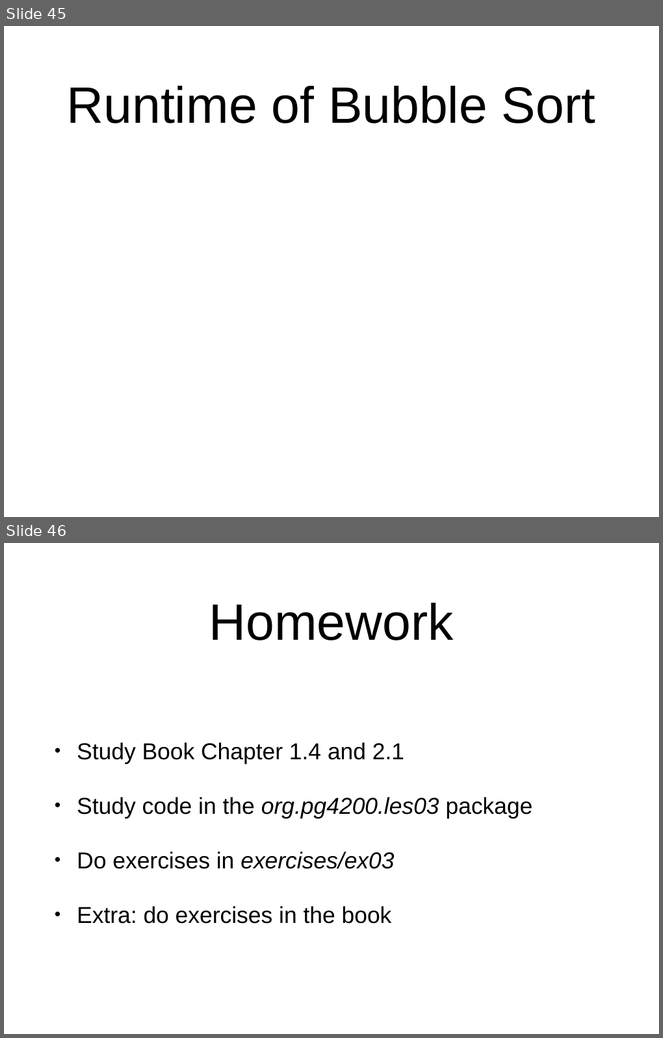
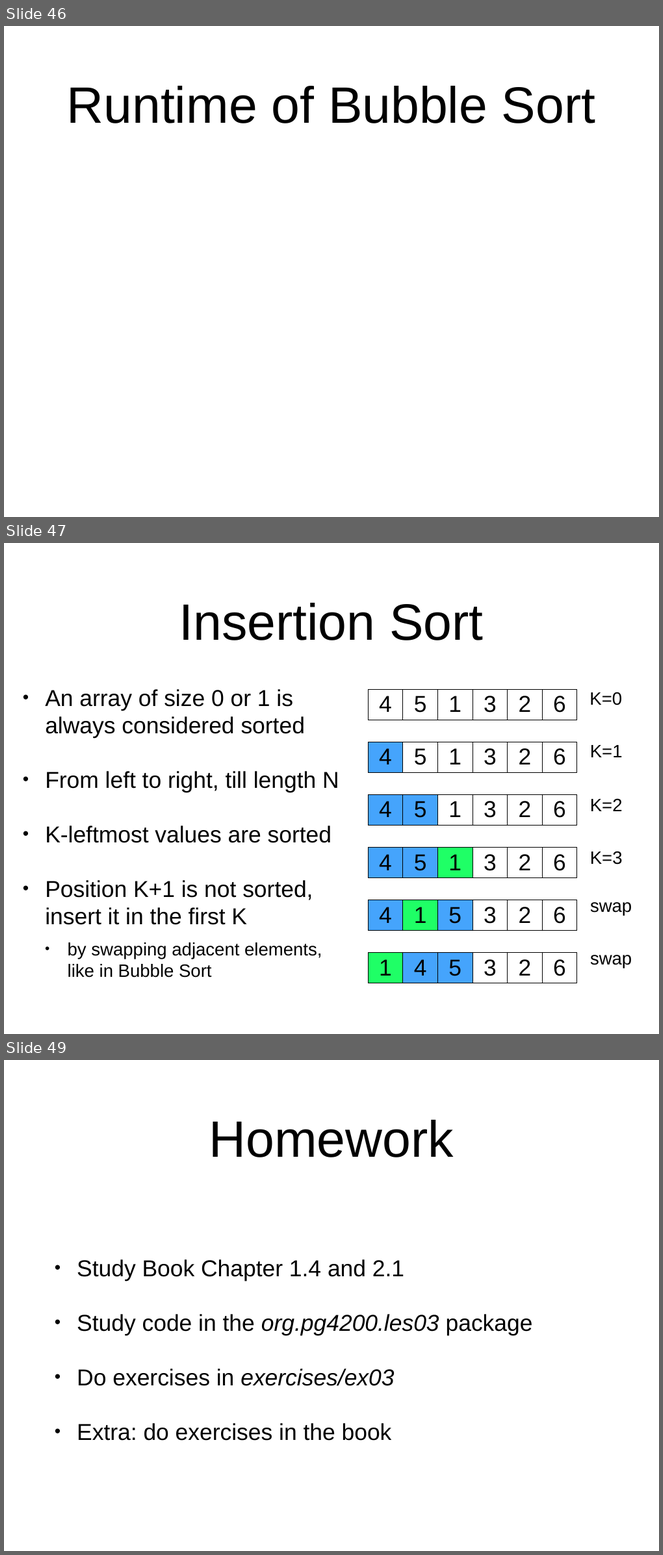
Before and after one commit to arcuri82/algorithms, a slide deck: docs/slides/03/03_analysis_sort.pptx. Shown one above the other, each under a label of ours: slides 45 and 46 before the commit, slides 46, 47 and 49 after it; the slides between them are not shown. The pictures are 663x1038 and 663x1555 pixels, drawn with LibreOffice and Linux fonts; fonts in the diff are those of the drawing; grey boxes stand for pictures. Boxes give left, top, right and bottom in pixels: in the first picture for what was removed or moved away, otherwise in the second. Text is boxed around its words. In the diff, an @@ line names an element or a change of style, - is before the commit and + after.

Commit message:
moving Insertion Sort into les03, + refactoring

```diff
--- a/docs/slides/03/03_analysis_sort.pptx
+++ b/docs/slides/03/03_analysis_sort.pptx
@@ slide 47 added at <box>4,543,659,1034</box>, background #FFFFFF @@
@@ title added at <box>180,603,483,641</box>, 80 pt, text #000000 @@
+Insertion Sort
@@ text added at <box>45,689,339,978</box>, 36 pt, text #000000 @@
+• An array of size 0 or 1 is always considered sorted
+• From left to right, till length N
+• K-leftmost values are sorted
+• Position K+1 is not sorted, insert it in the first K
+  • by swapping adjacent elements, like in Bubble Sort
@@ table added at <box>368,689,578,715</box>, 1 rows, 6 columns @@
+4 | 5 | 1 | 3 | 2 | 6
@@ text added at <box>590,692,622,705</box>, 28 pt, text #000000 @@
+K=0
@@ table added at <box>368,742,578,768</box>, 1 rows, 6 columns @@
+4 | 5 | 1 | 3 | 2 | 6
@@ text added at <box>590,745,623,757</box>, 28 pt, text #000000 @@
+K=1
@@ table added at <box>368,795,578,821</box>, 1 rows, 6 columns @@
+4 | 5 | 1 | 3 | 2 | 6
@@ text added at <box>590,798,623,811</box>, 28 pt, text #000000 @@
+K=2
@@ table added at <box>368,848,578,874</box>, 1 rows, 6 columns @@
+4 | 5 | 1 | 3 | 2 | 6
@@ text added at <box>590,851,623,865</box>, 28 pt, text #000000 @@
+K=3
@@ table added at <box>368,900,578,927</box>, 1 rows, 6 columns @@
+4 | 1 | 5 | 3 | 2 | 6
@@ text added at <box>590,902,632,915</box>, 28 pt, text #000000 @@
+swap
@@ table added at <box>368,953,578,979</box>, 1 rows, 6 columns @@
+1 | 4 | 5 | 3 | 2 | 6
@@ text added at <box>590,955,632,968</box>, 28 pt, text #000000 @@
+swap
@@ what was slide 45 is now slide 46 @@
@@ what was slide 46 is now slide 49 @@
```
Also in this commit, not shown: 1 slide changed, 2 other slides added, 21 other files.
